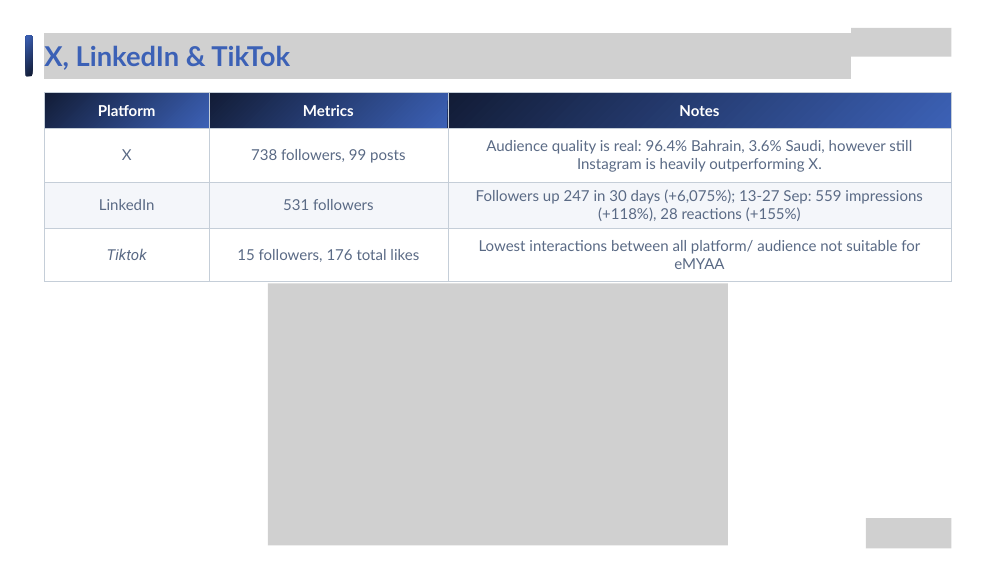
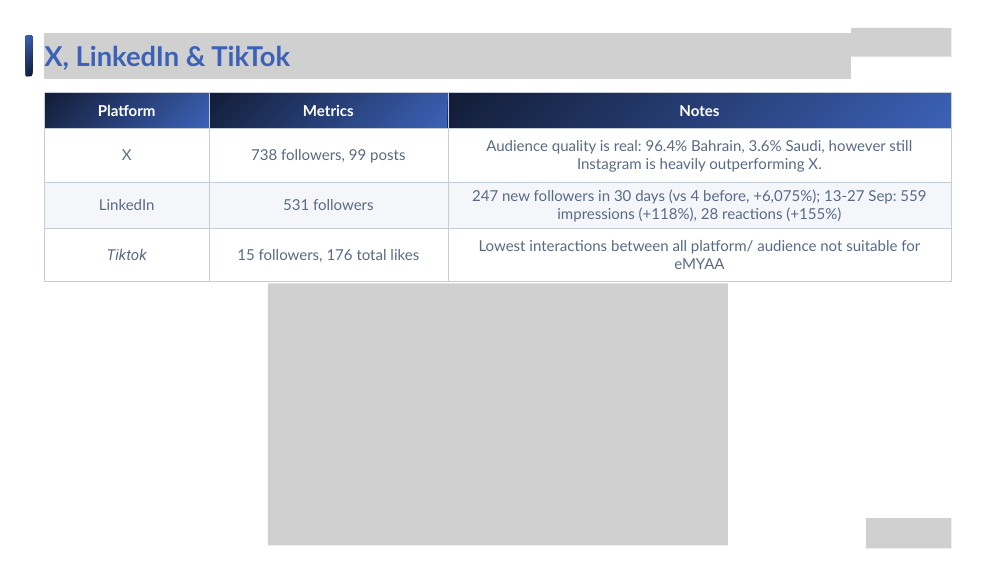
Before and after one commit to hatemmsc-ops/HatemIsa_202508993_IT9002_NLP_Project, a slide deck: slide 16 of emyaa-ceo-deck/output/ceo-update/eMYAA_Performance_Analysis_-_01.10.2026_-_Updated_29_Sep.pptx. Drawn at 1008x567 pixels with LibreOffice and Linux fonts; fonts in the diff are those of the drawing; grey boxes stand for pictures. Boxes give left, top, right and bottom in pixels: in the first picture for what was removed or moved away, otherwise in the second. Text is boxed around its words. In the diff, an @@ line names an element or a change of style, - is before the commit and + after.

```diff
--- a/emyaa-ceo-deck/output/ceo-update/eMYAA_Performance_Analysis_-_01.10.2026_-_Updated_29_Sep.pptx
+++ b/emyaa-ceo-deck/output/ceo-update/eMYAA_Performance_Analysis_-_01.10.2026_-_Updated_29_Sep.pptx
@@ table at (44,92,951,281) @@
-row 3, column 3: Followers up 247 in 30 days (+6,075%); 13-27 Sep: 559 impressions (+118%), 28 reactions (+155%)
+row 3, column 3: 247 new followers in 30 days (vs 4 before, +6,075%); 13-27 Sep: 559 impressions (+118%), 28 reactions (+155%)
```
Also in this commit, not shown: 2 other slides changed, 1 other file.
